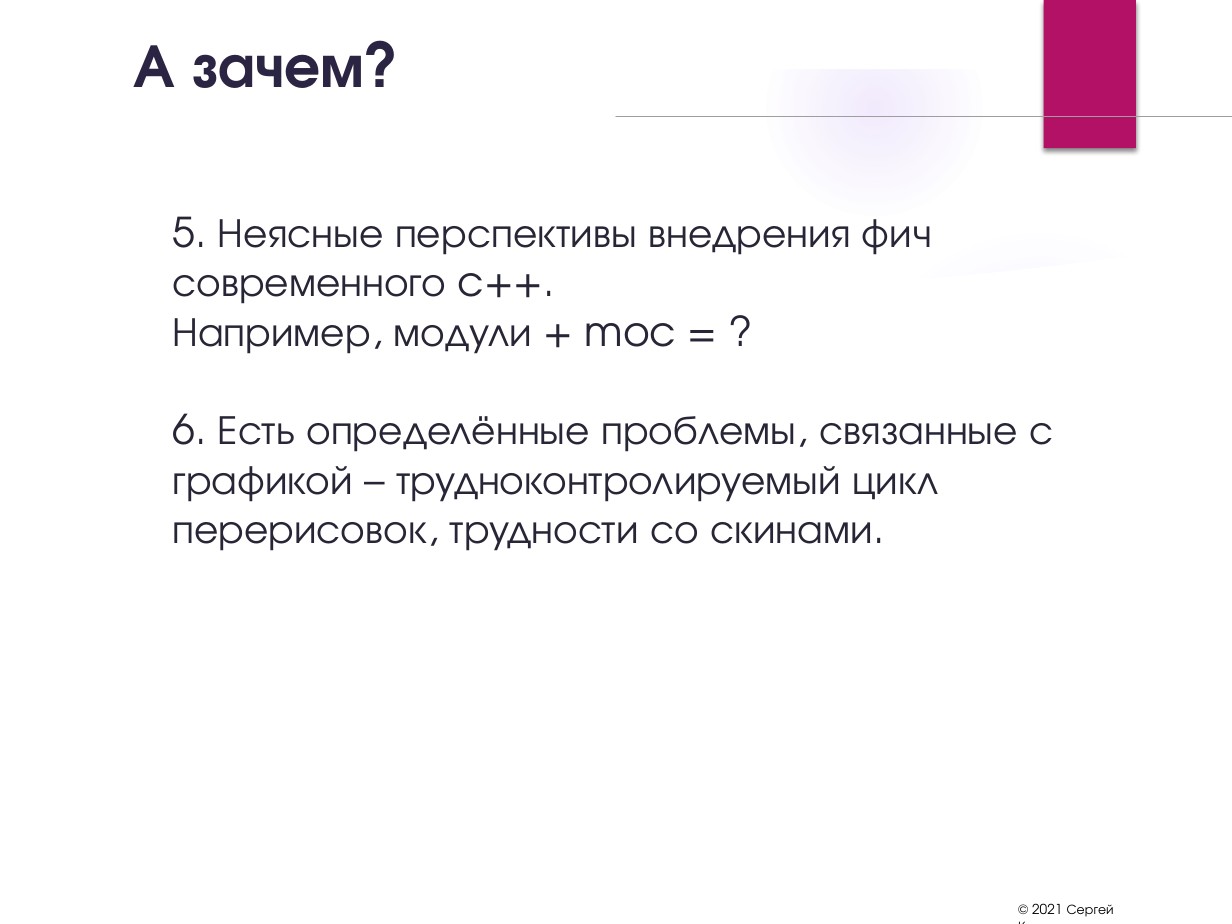
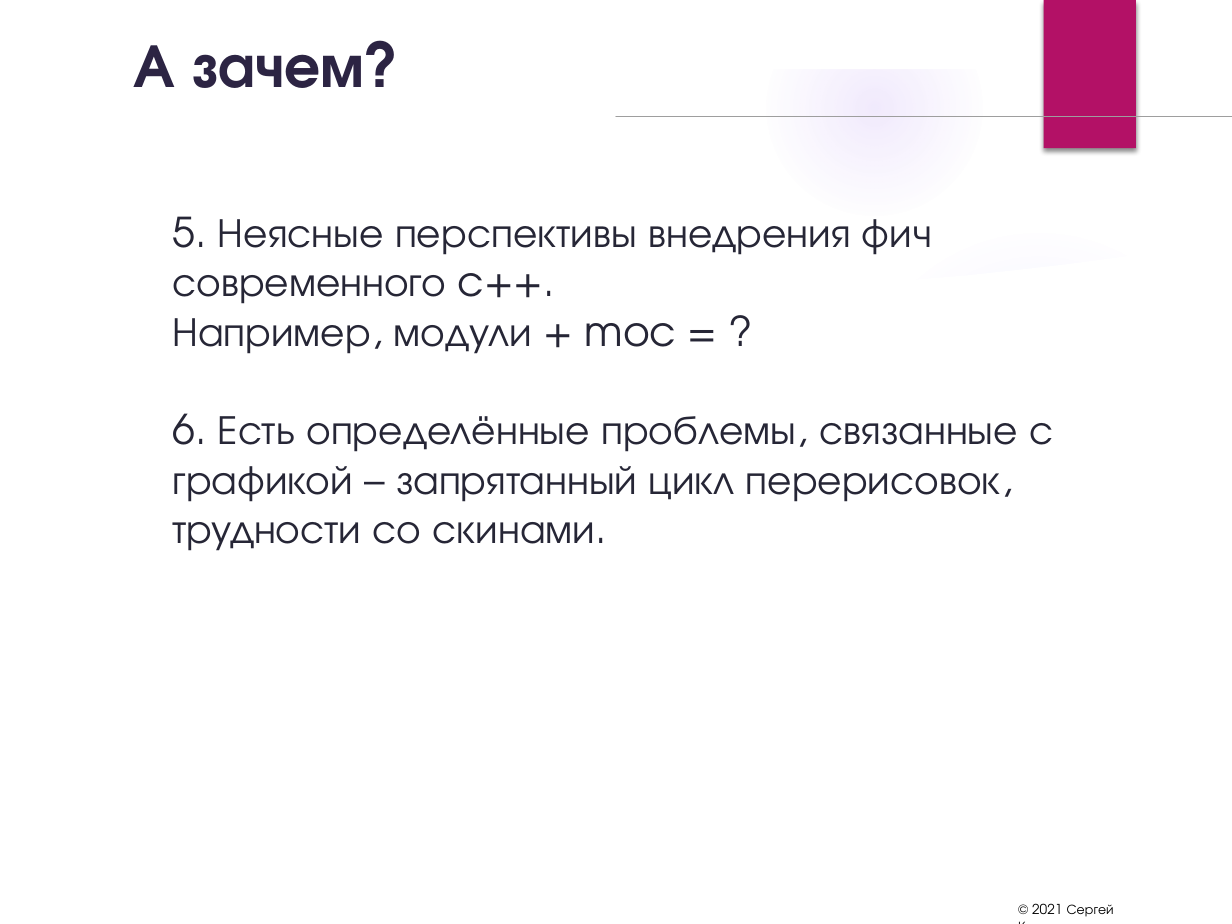
Before and after one commit to sergrt/tirx-example, a slide deck: slide 13 of rx_presentation.pptx. Drawn at 1232x924 pixels with LibreOffice and Linux fonts; fonts in the diff are those of the drawing; background and template pictures are left out. Boxes give left, top, right and bottom in pixels: in the first picture for what was removed or moved away, otherwise in the second. Text is boxed around its words. In the diff, an @@ line names an element or a change of style, - is before the commit and + after.

```diff
--- a/rx_presentation.pptx
+++ b/rx_presentation.pptx
@@ text at [172, 413, 1053, 551]: text changed @@
-6. Есть определённые проблемы, связанные с графикой – трудноконтролируемый цикл перерисовок, трудности со скинами.
+6. Есть определённые проблемы, связанные с графикой – запрятанный цикл перерисовок, трудности со скинами.
```
Also in this commit, not shown: 32 other slides changed, 4 slides added, 1 slide removed.
